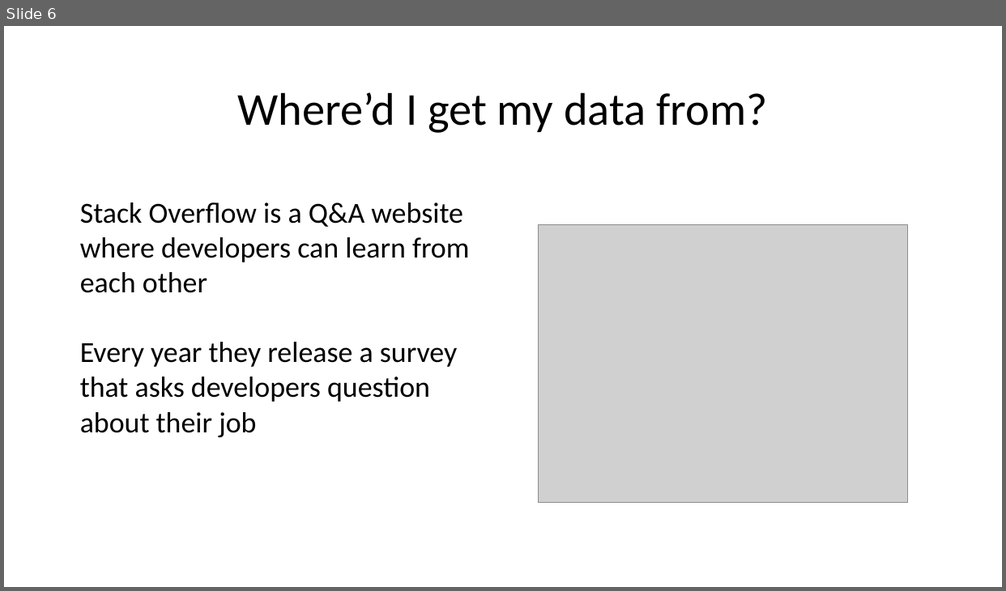
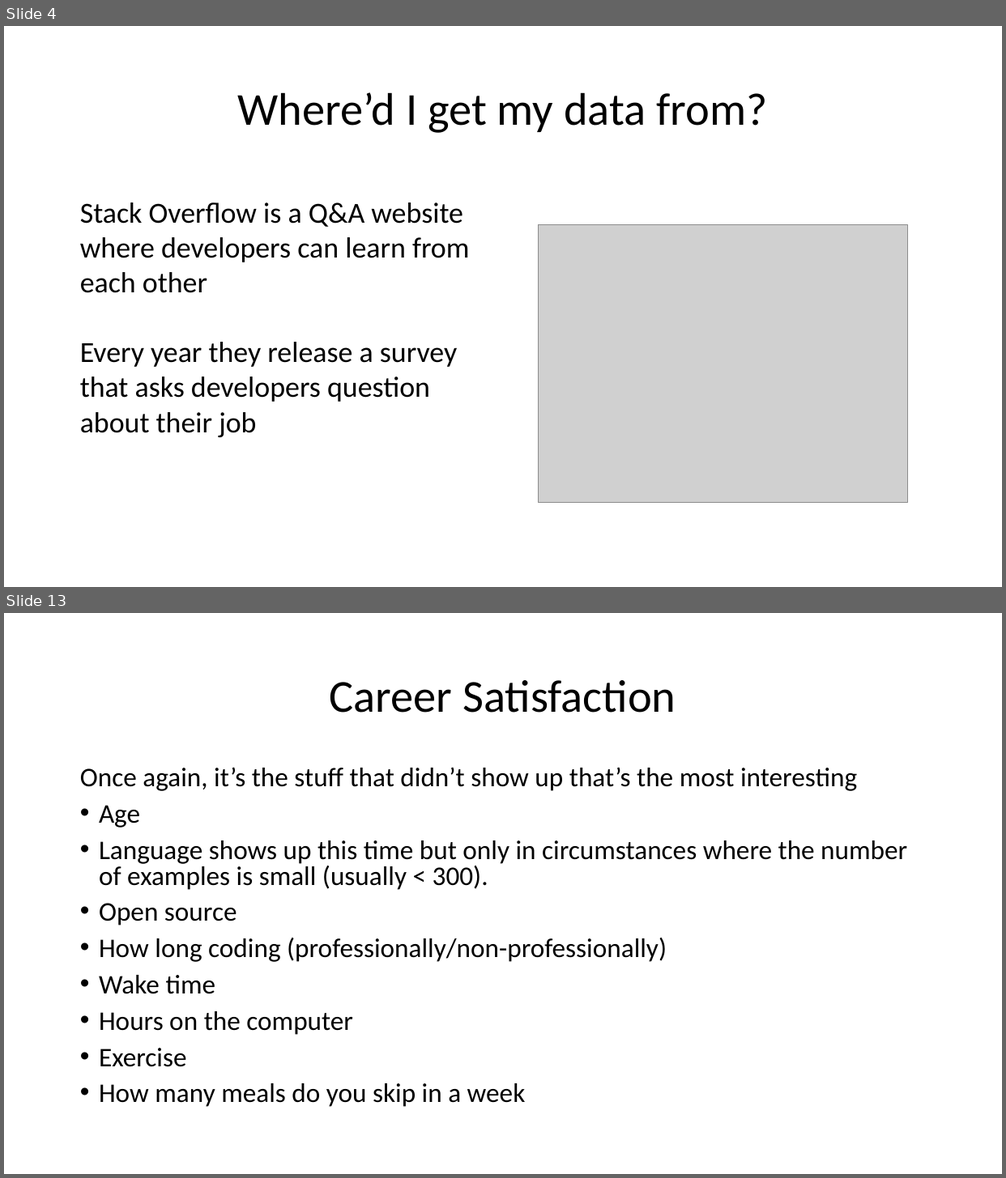
Before and after one commit to Iotaslair/DM-ML-Personal-Project, a slide deck: Presentations/For Me/Presentation.pptx. Shown one above the other, each under a label of ours: slide 6 before the commit, slides 4 and 13 after it; the slides between them are not shown. The pictures are 1006x591 and 1006x1178 pixels, drawn with LibreOffice and Linux fonts; fonts in the diff are those of the drawing; grey boxes stand for pictures. Boxes give left, top, right and bottom in pixels: in the first picture for what was removed or moved away, otherwise in the second. Text is boxed around its words. In the diff, an @@ line names an element or a change of style, - is before the commit and + after.

```diff
--- a/Presentations/For Me/Presentation.pptx
+++ b/Presentations/For Me/Presentation.pptx
@@ slide 13 added at <box>4,613,1002,1174</box>, background #FFFFFF @@
@@ title added at <box>330,680,675,713</box>, 44 pt, text #000000 @@
+Career Satisfaction
@@ text added at <box>80,767,907,1107</box>, 25.9 pt, text #000000 @@
+Once again, it’s the stuff that didn’t show up that’s the most interesting
+• Age
+• Language shows up this time but only in circumstances where the number of examples is small (usually < 300).
+• Open source
+• How long coding (professionally/non-professionally)
+• Wake time
+• Hours on the computer
+• Exercise
+• How many meals do you skip in a week
@@ what was slide 6 is now slide 4 @@
```
Also in this commit, not shown: 6 slides changed, 8 other slides added, 10 slides removed, 4 other files.
